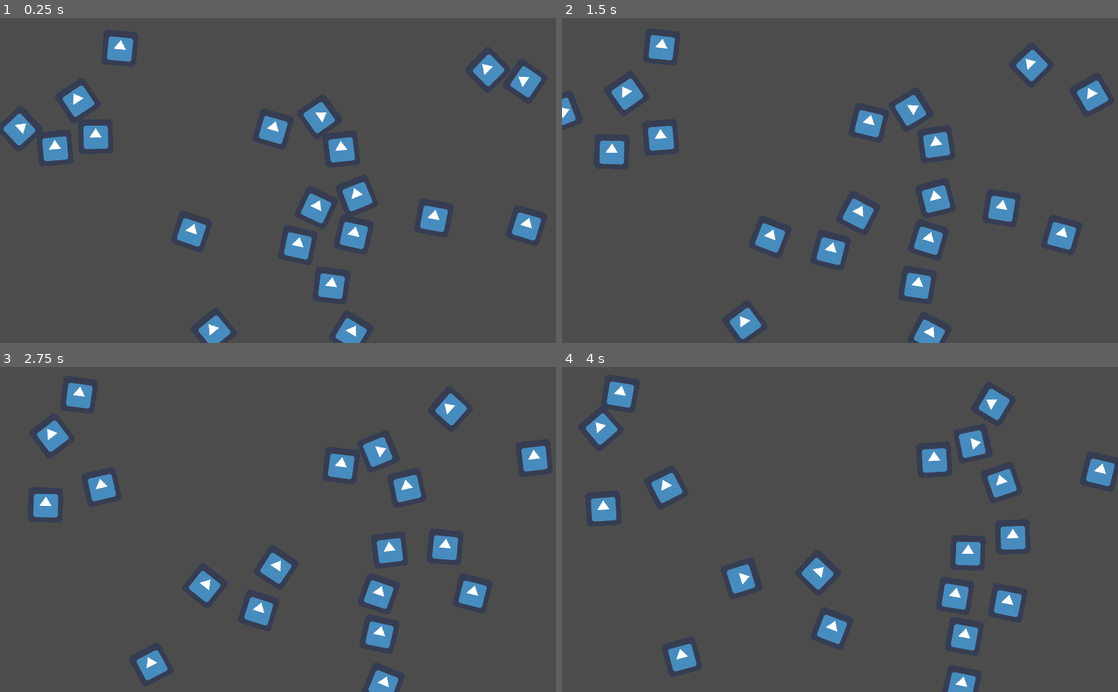
Above: before the commit, frames 1-4 (two rows, left to right).
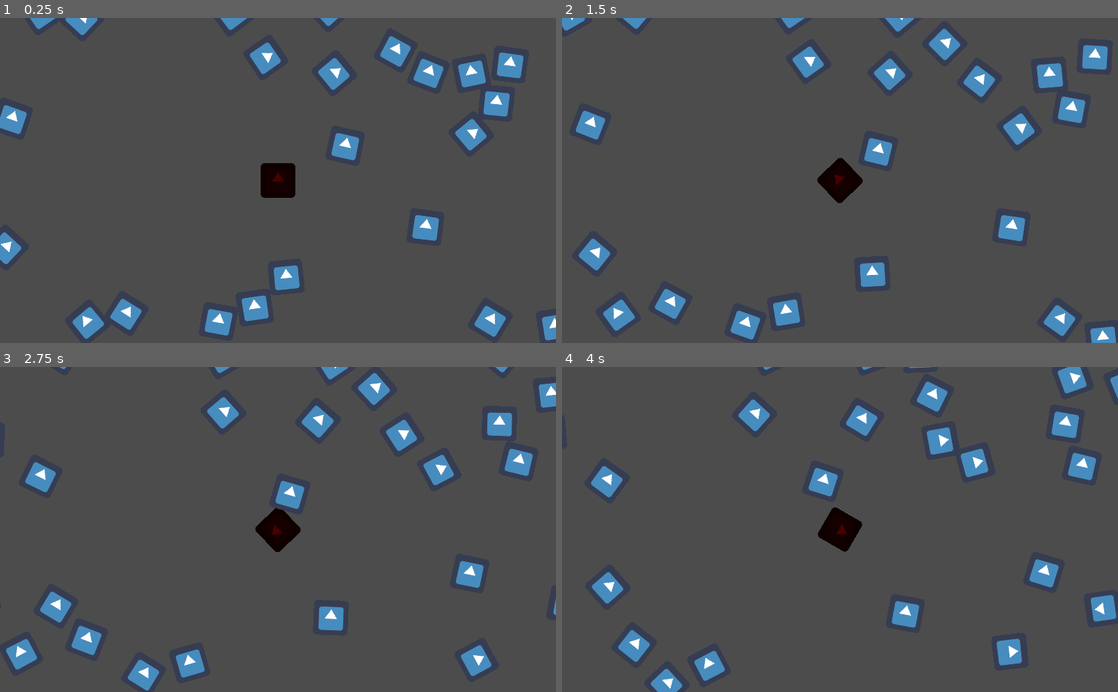
Above: after the commit, the same moments.

Repository: Nexe08/Lost-in-space
Game: Godot game, scene res://Scene/Main.tscn
The game is run twice, just before and just after one commit, with the same random seed, the same clock (stepped at 60 frames per second) and the same inputs. The engine's default icon, where the game draws it, is replaced by a stand-in: a white triangle on a blue panel in a dark square.
Inputs:
- Up to frame 1 (0.25 s): no input
- Up to frame 2 (1.5 s): hold A (a) 0.53-1.28 s; tap D (d) at 0.8, 1.35 s
- Up to frame 3 (2.75 s): tap S (s) at 1.55 s; hold S (s) from 2.03 s (still down); tap W (w) at 2.3 s
- Up to frame 4 (4 s): release S (s) at 2.78 s; tap W (w) at 2.85 s; tap A (a) at 3.05 s; hold A (a) from 3.53 s (still down); tap D (d) at 3.8 s

The runs differ from the first frame. In frame 1, 12% of the frame differs, in the area x 0-100%, y 0-100%; in frame 2, 13%; in frame 3, 12%; in frame 4, 12%.

Commit message:
Astroids are desapearing after entring deadzone.

Diff:
--- a/PlaceHolder/Astroied.gd
+++ b/PlaceHolder/Astroied.gd
@@ -1,13 +1,20 @@
 extends RigidBody2D
 # astroid
+onready var sw = get_viewport().get_visible_rect().size.x # screen width
+onready var sh = get_viewport().get_visible_rect().size.y # screen height
 
-onready var ww = get_viewport().get_visible_rect().size.x
-onready var wh = get_viewport().get_visible_rect().size.y
+onready var ww = (Global.camera.global_position.x) + sw / 2 # window width
+onready var wh = (Global.camera.global_position.y) + sh / 2 # window heiht
 
 
 func _ready() -> void:
-    var spawn_point = Vector2(rand_range(0, ww), rand_range(0, wh))
+    var spawn_point = Vector2(rand_range(-ww, ww * 2), rand_range(-wh, wh))
     global_position = spawn_point
     global_rotation = rand_range(-1, 1)
     apply_impulse(Vector2.ZERO, Vector2(rand_range(-50, 50), rand_range(-15, 15)))
     add_torque(rand_range(-50, 50))
+
+
+func _process(delta: float) -> void:
+    if global_position.y > Global.camera.global_position.y + sh / 2:
+        queue_free()
--- a/Scene/Main.tscn
+++ b/Scene/Main.tscn
@@ -1,6 +1,15 @@
-[gd_scene load_steps=2 format=2]
+[gd_scene load_steps=4 format=2]
 
 [ext_resource path="res://Script/Main.gd" type="Script" id=1]
+[ext_resource path="res://Scene/Ship/Ship.tscn" type="PackedScene" id=2]
+[ext_resource path="res://Script/Camera.gd" type="Script" id=3]
 
 [node name="Main" type="Node2D"]
 script = ExtResource( 1 )
+
+[node name="Ship" parent="." instance=ExtResource( 2 )]
+position = Vector2( 507, 297 )
+
+[node name="Camera2D" type="Camera2D" parent="Ship"]
+current = true
+script = ExtResource( 3 )
--- /dev/null
+++ b/Scene/Ship/Ship.tscn
@@ -0,0 +1,23 @@
+[gd_scene load_steps=5 format=2]
+
+[ext_resource path="res://Script/Ship.gd" type="Script" id=1]
+[ext_resource path="res://icon.png" type="Texture" id=2]
+
+[sub_resource type="PhysicsMaterial" id=1]
+bounce = 1.0
+absorbent = true
+
+[sub_resource type="CircleShape2D" id=2]
+radius = 31.257
+
+[node name="Ship" type="RigidBody2D"]
+mass = 5.0
+physics_material_override = SubResource( 1 )
+script = ExtResource( 1 )
+
+[node name="CollisionShape2D" type="CollisionShape2D" parent="."]
+shape = SubResource( 2 )
+
+[node name="Sprite" type="Sprite" parent="."]
+modulate = Color( 0.278431, 0, 0, 1 )
+texture = ExtResource( 2 )
--- /dev/null
+++ b/Script/Autoload/Global.gd
@@ -0,0 +1,12 @@
+extends Node
+# Global
+
+var ww
+var wh
+
+var camera
+
+func _process(delta: float) -> void:
+    if camera:
+        if is_instance_valid(camera):
+            ww = (camera.global_position.x) + (get_viewport().get_visible_rect().size.x)
--- /dev/null
+++ b/Script/Camera.gd
@@ -0,0 +1,5 @@
+extends Camera2D
+# Camera
+
+func _ready() -> void:
+    Global.camera = self
--- a/Script/Main.gd
+++ b/Script/Main.gd
@@ -1,5 +1,7 @@
 extends Node2D
 # main
+
+export var astroid_density = 120 # onscreen count of astroid
 
 onready var ww = get_viewport().get_visible_rect().size.x
 onready var wh = get_viewport().get_visible_rect().size.y
@@ -13,8 +15,6 @@
 
 # for testing we gonna spawn astroied in side screen
 func _spawn_astroid():
-    for i in range(20):
-#        var spawn_point = Vector2(rand_range(0, ww), rand_range(0, wh))
+    for i in range(astroid_density):
         var instance = a.instance()
-#        instance.global_position = spawn_point
         add_child(instance)
--- a/Script/Ship.gd
+++ b/Script/Ship.gd
@@ -1,12 +1,16 @@
 extends RigidBody2D
 # Ship
 
-var thrust = Vector2(0, -250)
+# tweek mass facter for modify ship control
+
+var thrust = Vector2(0, -450)
 var touque = 5000
 
 func _integrate_forces(state: Physics2DDirectBodyState) -> void:
     if Input.is_action_pressed("w"):
         applied_force = thrust.rotated(rotation)
+    elif Input.is_action_pressed("s"):
+        applied_force = -(thrust / 2).rotated(rotation)
     else:
         applied_force = Vector2.ZERO
 
@@ -19,4 +23,3 @@
         rotation_dir -= 1
 
     applied_torque = rotation_dir * touque
-    print(applied_torque)
--- a/project.godot
+++ b/project.godot
@@ -14,8 +14,13 @@
 run/main_scene="res://Scene/Main.tscn"
 config/icon="res://icon.png"
 
+[autoload]
+
+Global="*res://Script/Autoload/Global.gd"
+
 [display]
 
+window/size/always_on_top=true
 window/stretch/mode="2d"
 window/stretch/aspect="keep"
 
Not shown, changed: Devlog.md
